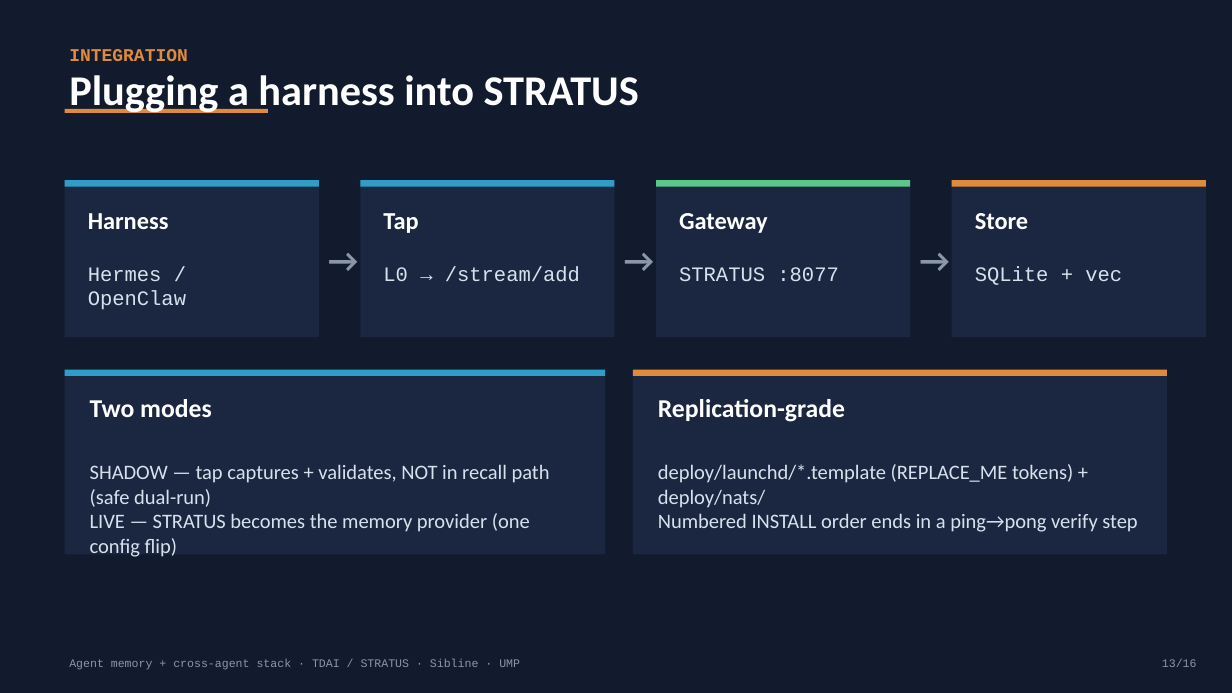
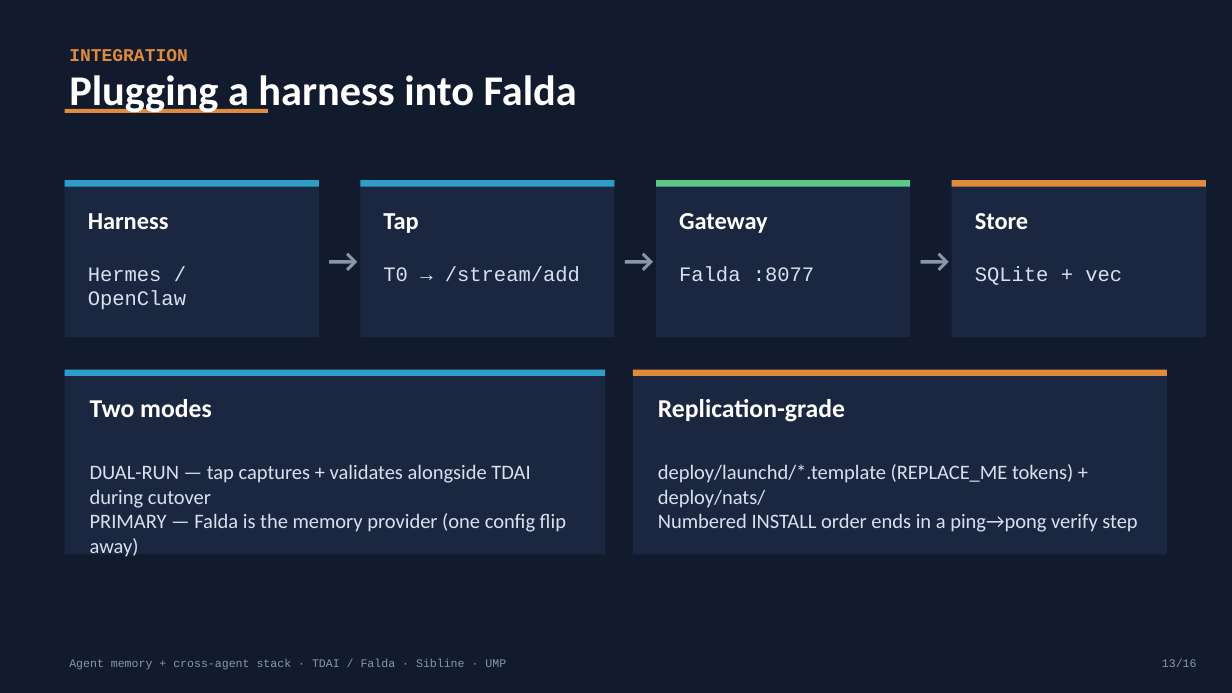
Before and after one commit to rick-stevens-ai/AGENT-MEMORY, a slide deck: slide 13 of decks/tdai-memory-system.pptx. Drawn at 1232x693 pixels with LibreOffice and Linux fonts; fonts in the diff are those of the drawing. Boxes give left, top, right and bottom in pixels: in the first picture for what was removed or moved away, otherwise in the second. Text is boxed around its words. In the diff, an @@ line names an element or a change of style, - is before the commit and + after.

Commit message:
Rename STRATUS -> Falda across whitepaper, READMEs, deck generator + deck
- Whitepaper 'TDAI, Falda, UMP'; repo URLs -> rick-stevens-ai/falda
- tdai/build_deck.py: Falda = go-forward primary, TDAI = predecessor
  being migrated from (drop 'shadow' framing); deck regenerated (16 slides)
- Old STRATUS decks archived under _archive/stratus-prerename-20260627/
- 0 stratus refs outside _archive

```diff
--- a/decks/tdai-memory-system.pptx
+++ b/decks/tdai-memory-system.pptx
@@ text at box(69, 75, 577, 113): text changed @@
-Plugging a harness into STRATUS
+Plugging a harness into Falda
@@ text at box(383, 266, 580, 282): text changed @@
-L0 → /stream/add
+T0 → /stream/add
@@ text at box(679, 266, 814, 282): text changed @@
-STRATUS :8077
+Falda :8077
@@ text at box(90, 464, 566, 532): text changed @@
-SHADOW — tap captures + validates, NOT in recall path (safe dual-run)
-LIVE — STRATUS becomes the memory provider (one config flip)
+DUAL-RUN — tap captures + validates alongside TDAI during cutover
+PRIMARY — Falda is the memory provider (one config flip away)
@@ text at box(69, 659, 506, 670): text changed @@
-Agent memory + cross-agent stack · TDAI / STRATUS · Sibline · UMP
+Agent memory + cross-agent stack · TDAI / Falda · Sibline · UMP
```
Also in this commit, not shown: 15 other slides changed, 13 other files.
